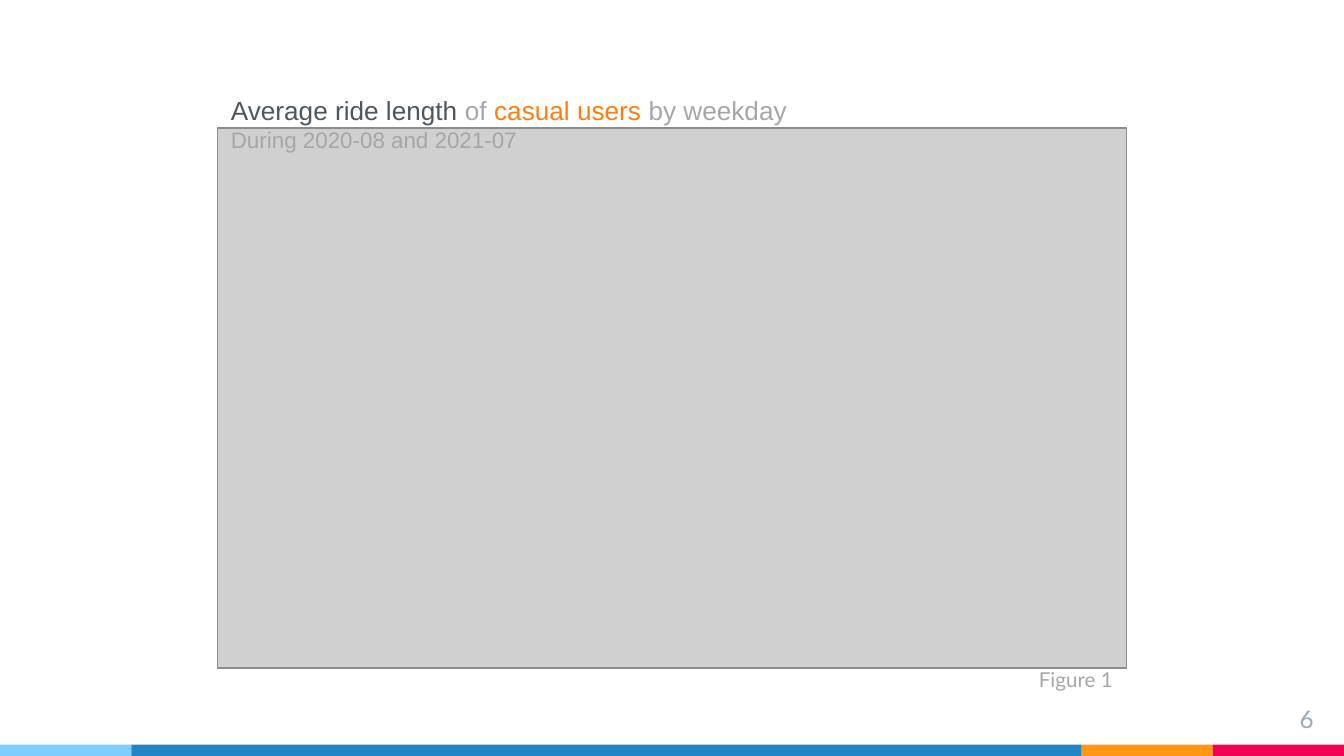
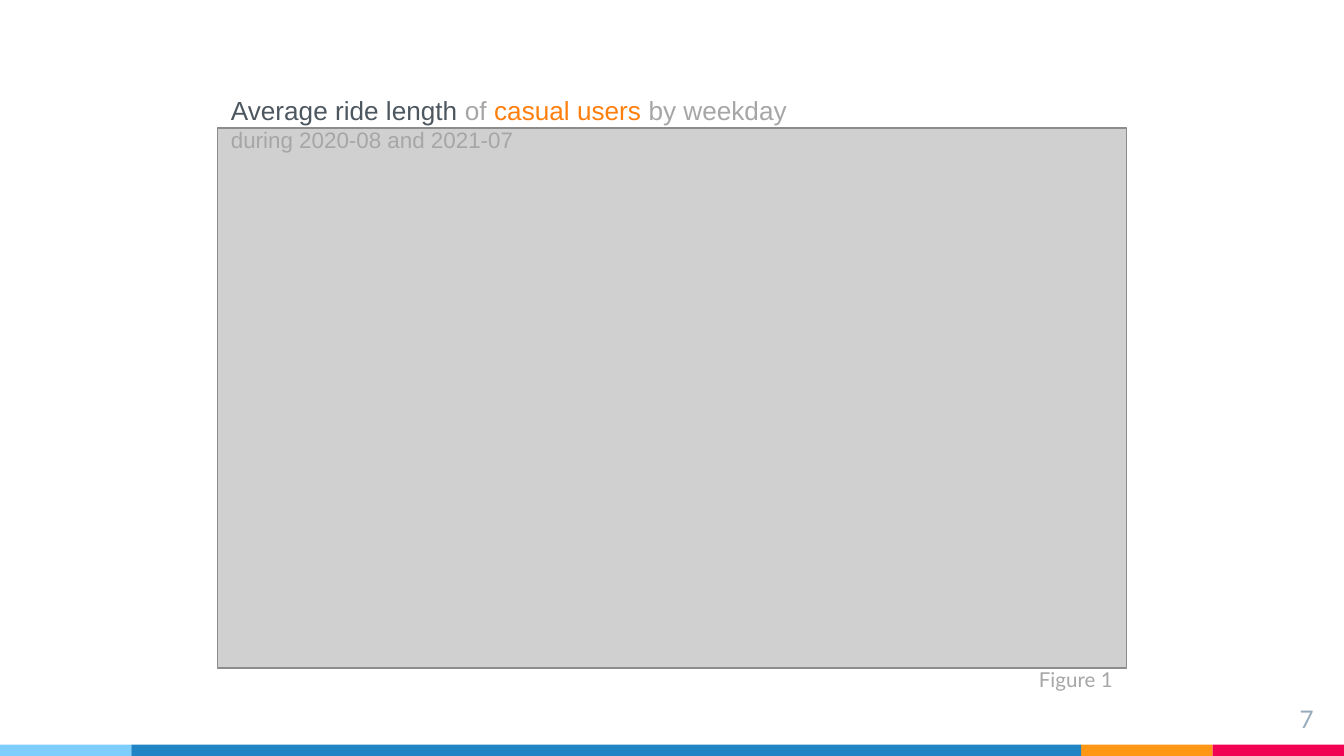
Before and after one commit to da-veed/bike_sharing_data_analysis, a slide deck: slide 7 of Presentation/Bike_sharing_Data_analysis.pptx (slide 6 before the commit). Drawn at 1344x756 pixels with LibreOffice and Linux fonts; fonts in the diff are those of the drawing; grey boxes stand for pictures. Boxes give left, top, right and bottom in pixels: in the first picture for what was removed or moved away, otherwise in the second. Text is boxed around its words. In the diff, an @@ line names an element or a change of style, - is before the commit and + after.

```diff
--- a/Presentation/Bike_sharing_Data_analysis.pptx
+++ b/Presentation/Bike_sharing_Data_analysis.pptx
@@ text at <box>231,132,513,152</box>: text changed @@
-During 2020-08 and 2021-07
+during 2020-08 and 2021-07
@@ page number at <box>1300,710,1314,728</box>: text changed @@
-6
+7
```
Also in this commit, not shown: 4 other slides changed, 9 slides added, 1 slide removed.
